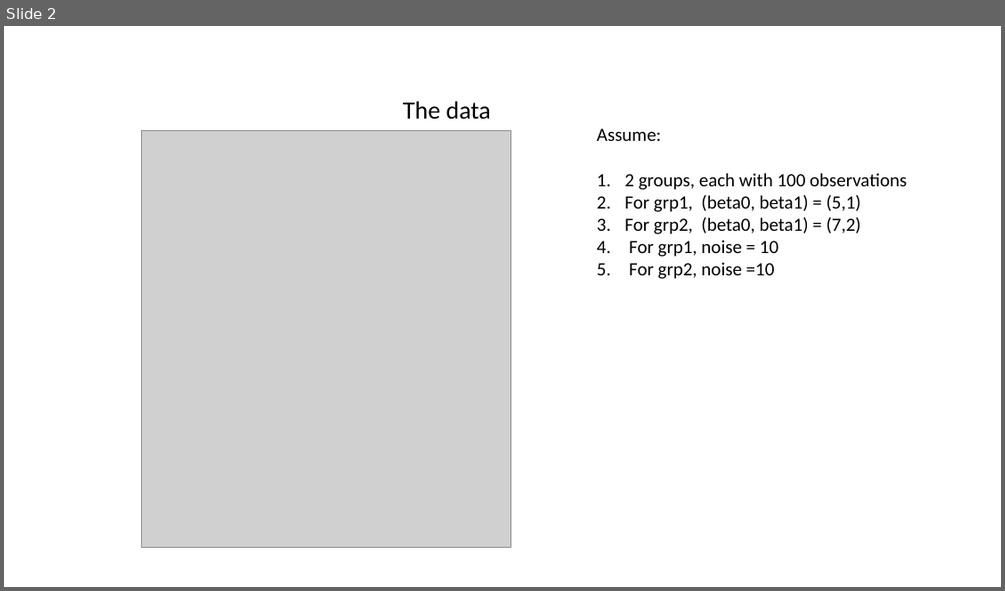
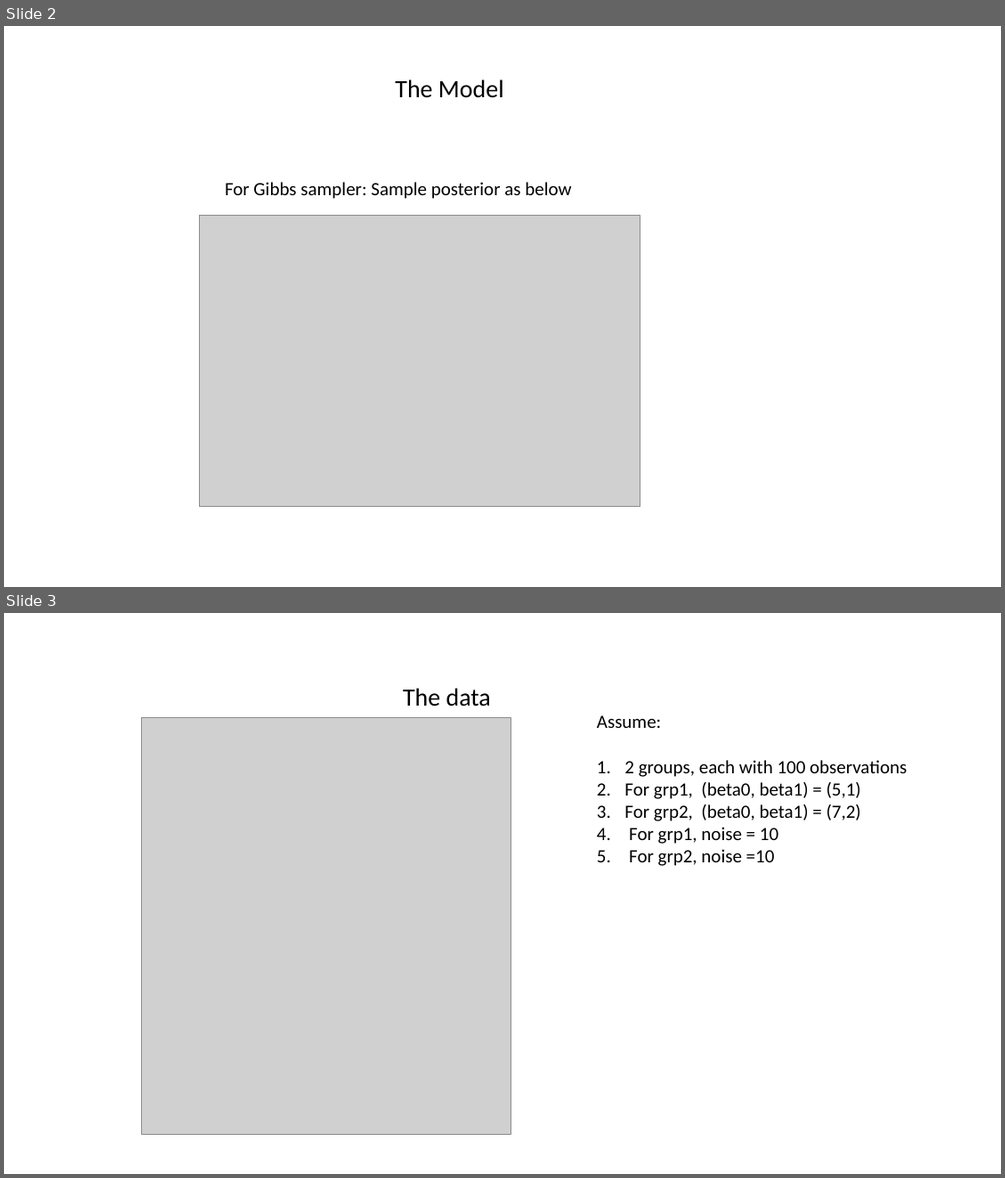
Before and after one commit to aminathshausan/bayesian_tutorials, a slide deck: plots/plots_heirarchical.pptx. Shown one above the other, each under a label of ours: slide 2 before the commit, slides 2 and 3 after it. The pictures are 1005x591 and 1005x1178 pixels, drawn with LibreOffice and Linux fonts; fonts in the diff are those of the drawing; grey boxes stand for pictures. Boxes give left, top, right and bottom in pixels: in the first picture for what was removed or moved away, otherwise in the second. Text is boxed around its words. In the diff, an @@ line names an element or a change of style, - is before the commit and + after.

```diff
--- a/plots/plots_heirarchical.pptx
+++ b/plots/plots_heirarchical.pptx
@@ slide 2 added at (4,26,1001,587), background #FFFFFF @@
@@ subtitle added at (395,79,504,98), 24 pt, text #000000 @@
+The Model
@@ text added at (225,182,571,199), 18 pt, text #000000 @@
+For Gibbs sampler: Sample posterior as below
@@ picture added at (199,216,639,506) @@
@@ what was slide 2 is now slide 3 @@
```
Also in this commit, not shown: 1 slide changed, 10 other files.
